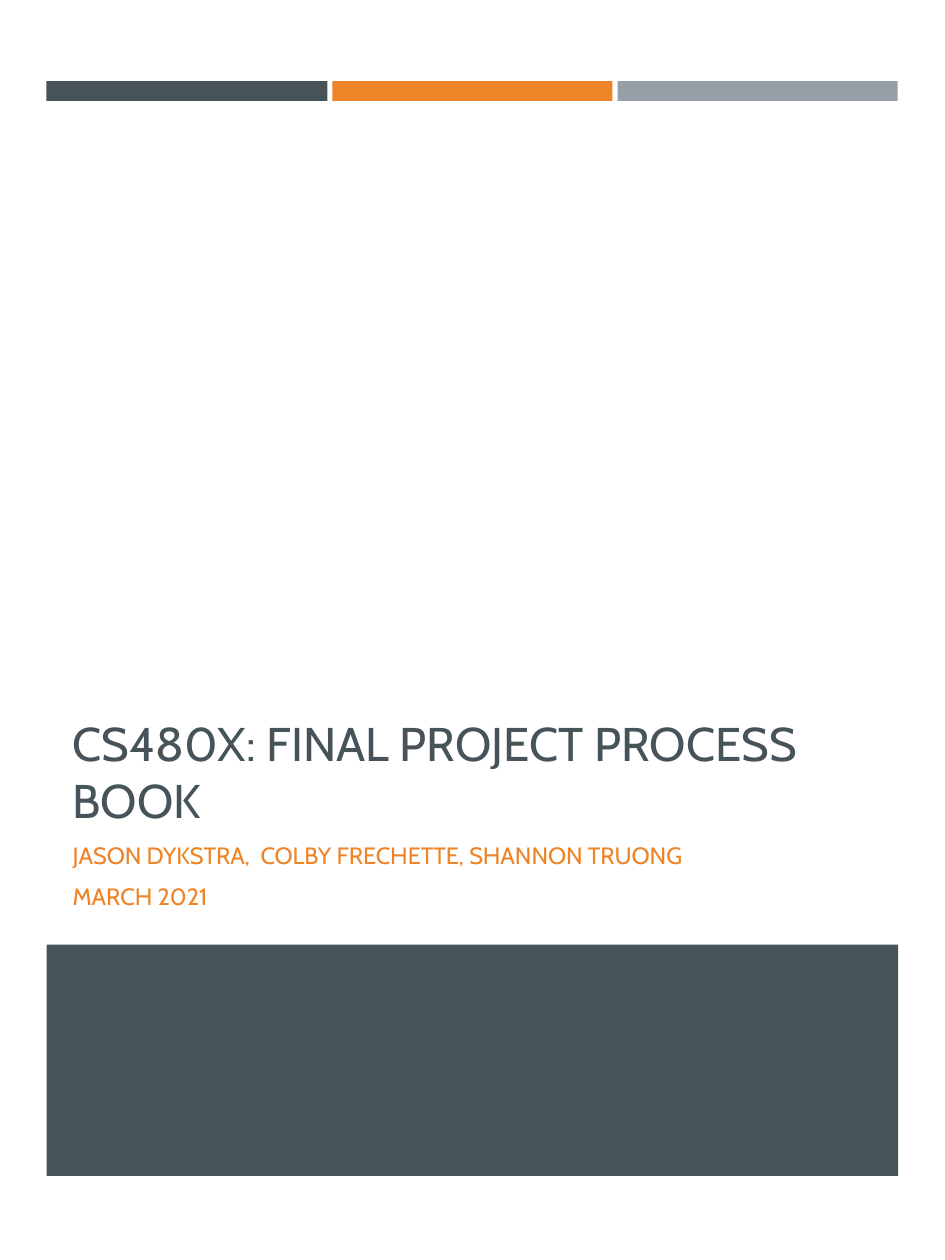
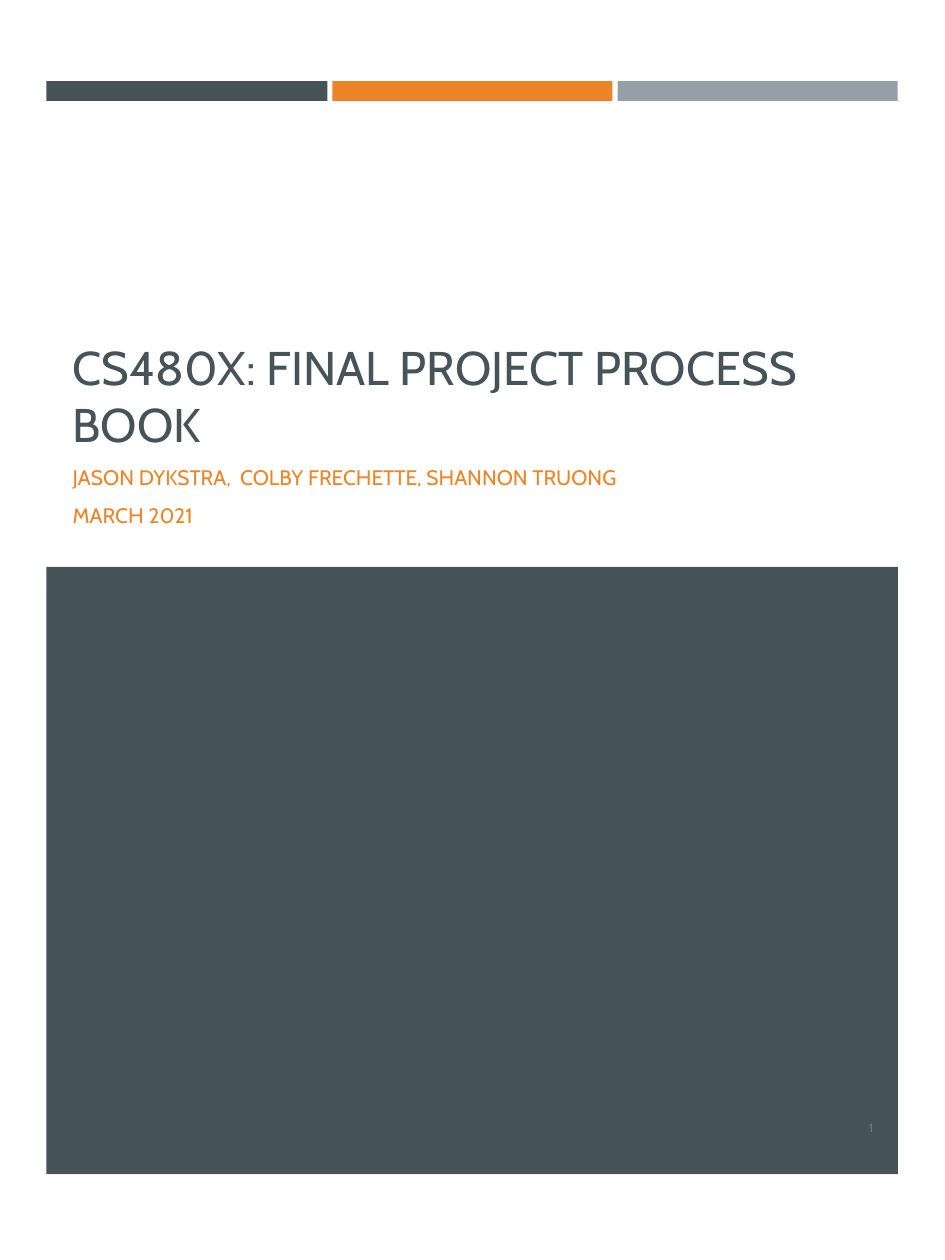
Before and after one commit to cs480x-21c/final, a slide deck: slide 1 of ProcessBook.pptx. Drawn at 945x1260 pixels with LibreOffice and Linux fonts; fonts in the diff are those of the drawing. Boxes give left, top, right and bottom in pixels: in the first picture for what was removed or moved away, otherwise in the second. Text is boxed around its words. In the diff, an @@ line names an element or a change of style, - is before the commit and + after.

```diff
--- a/ProcessBook.pptx
+++ b/ProcessBook.pptx
@@ title "CS480X: FINAL PROJECT PROCESS BOOK" moved from (x1=73, y1=727, x2=796, y2=819) to (x1=73, y1=351, x2=796, y2=443) @@
@@ subtitle "JASON DYKSTRA, COLBY FRECHETTE, SHANNON ..." moved from (x1=73, y1=847, x2=682, y2=906) to (x1=73, y1=470, x2=616, y2=524) @@
@@ subtitle "JASON DYKSTRA, COLBY FRECHETTE, SHANNON ..." at (x1=73, y1=470, x2=616, y2=524): size 13.5 to 12 pt @@
@@ rectangle resized from (x1=47, y1=945, x2=898, y2=1177) to (x1=47, y1=567, x2=898, y2=1174) @@
@@ page number added at (x1=869, y1=1124, x2=873, y2=1132), 6.8 pt, text #6D818A @@
+1
```
Also in this commit, not shown: 1 other slide changed, 4 slides added.
